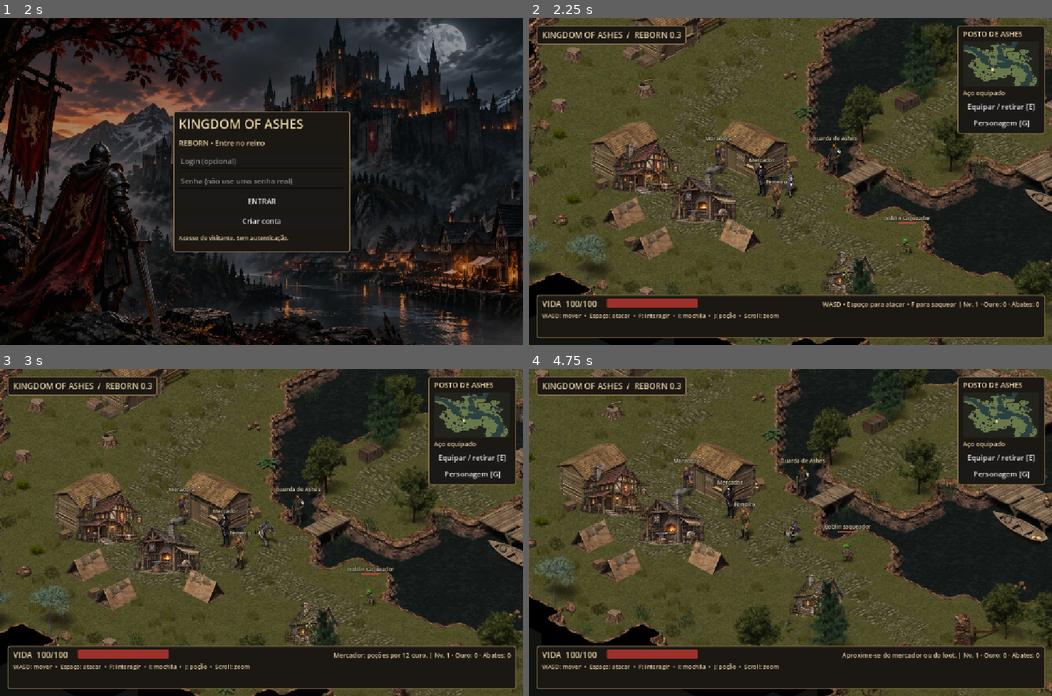
Above: before the commit, frames 1-4 (two rows, left to right).
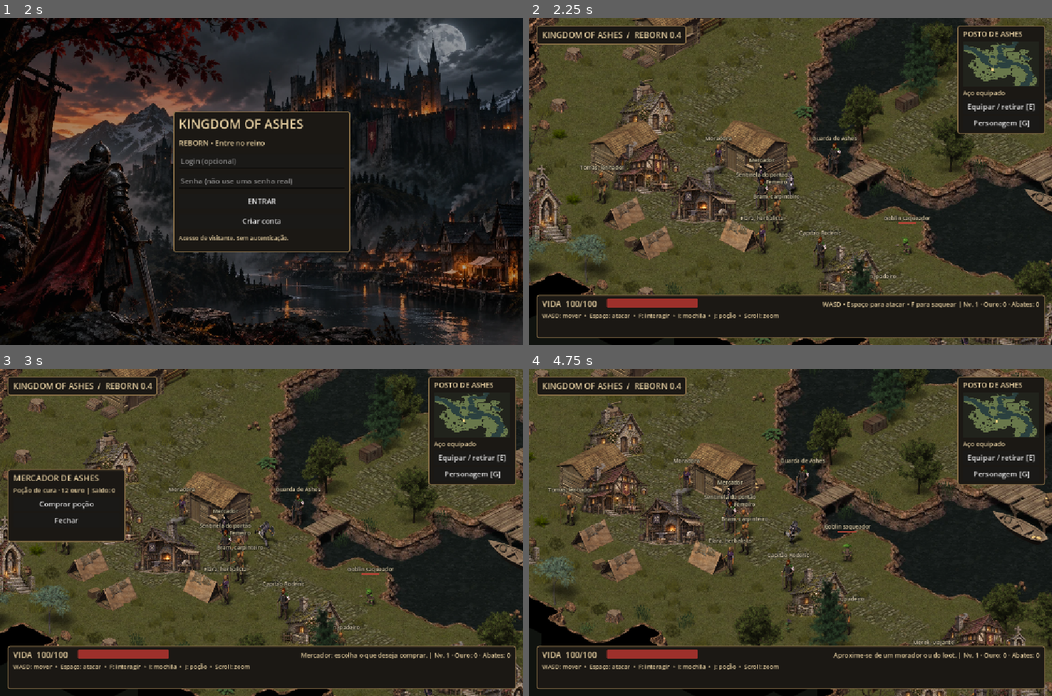
Above: after the commit, the same moments.

Repository: lucas-comex/kingdom-of-ashes
Game: Godot game, scene res://world/world.tscn
Same seed, same stepped clock (60 frames per second), same inputs: the game is played once before the commit and once after it.
Inputs (mouse positions are in pixels of both pictures, inside the frame that each line leads up to):
- Up to frame 1 (2 s): click "Equipar / retirar [E]" at 0.5 s; click "Personagem [G]" at 1.25 s
- Up to frame 2 (2.25 s): click "ENTRAR" at 2 s
- Up to frame 3 (3 s): tap Enter at 2.75 s; move the mouse to (376, 516) at 2.77 s; hold D from 2.78 s (still down); tap F at 2.85 s; click (376, 516) at 2.92 s
- Up to frame 4 (4.75 s): tap Space at 3.02, 3.77 s; move the mouse to (685, 548) at 3.52 s; release D at 3.53 s; hold S 3.53-4.28 s; tap F at 3.6, 4.55 s; move the mouse to (842, 460) at 4.27 s; hold D from 4.28 s (still down); tap J at 4.35 s

Frame 1 is identical in both runs. In frame 2, 3.5% of the frame differs, in the area x 0-100%, y 4-100%; in frame 3, 7.9%; in frame 4, 3.5%.

Commit message:
Godot Reborn 0.4: populate settlement with ten atlas buildings, thirteen residents and explicit merchant shop

Diff:
--- a/interface/hud.gd
+++ b/interface/hud.gd
@@ -9,6 +9,8 @@
 var login: Control
 var bag: PanelContainer
 var bag_text: Label
+var shop: PanelContainer
+var shop_info: Label
 
 func panel_style() -> StyleBoxFlat:
 	var s := StyleBoxFlat.new()
@@ -39,7 +41,7 @@
 	root.add_child(top)
 	top.position=Vector2(16,16)
 	top.add_theme_stylebox_override("panel",panel_style())
-	var title:=make_label("KINGDOM OF ASHES  /  REBORN 0.3",18)
+	var title:=make_label("KINGDOM OF ASHES  /  REBORN 0.4",18)
 	top.add_child(title)
 	var side:=PanelContainer.new()
 	root.add_child(side)
@@ -111,7 +113,30 @@
 	bag_text=make_label("",15)
 	bag.add_child(bag_text)
 	bag.hide()
+	shop=PanelContainer.new()
+	root.add_child(shop)
+	shop.position=Vector2(16,220)
+	shop.custom_minimum_size=Vector2(260,160)
+	shop.add_theme_stylebox_override("panel",panel_style())
+	var stock:=VBoxContainer.new()
+	shop.add_child(stock)
+	stock.add_child(make_label("MERCADOR DE ASHES",18))
+	shop_info=make_label("Poção de cura · 12 ouro",14)
+	stock.add_child(shop_info)
+	var buy:=Button.new()
+	buy.text="Comprar poção"
+	buy.pressed.connect(world.buy_potion)
+	stock.add_child(buy)
+	var close:=Button.new()
+	close.text="Fechar"
+	close.pressed.connect(func(): shop.hide())
+	stock.add_child(close)
+	shop.hide()
 	build_login(root)
+	update_view()
+
+func open_shop() -> void:
+	shop.show()
 	update_view()
 
 func toggle_bag() -> void:
@@ -170,6 +195,10 @@
 	if not is_instance_valid(life):
 		return
 	life.value=world.hero.hp
+	if is_instance_valid(shop):
+		if world.pos.distance_to(Vector2(23,39))>2.5:
+			shop.hide()
+		shop_info.text="Poção de cura · 12 ouro | Saldo: %d" % world.gold
 	label.text="VIDA  %d/100    "%world.hero.hp
 	status.text="%s | Nv. %d · Ouro: %d · Abates: %d"%[world.message,world.level,world.gold,world.kills]
 	if is_instance_valid(bag_text):
--- a/project.godot
+++ b/project.godot
@@ -3,7 +3,7 @@
 
 [application]
 config/name="Kingdom of Ashes Reborn"
-config/version="0.3"
+config/version="0.4"
 run/main_scene="res://world/world.tscn"
 config/features=PackedStringArray("4.4", "GL Compatibility")
 
--- a/world/world.gd
+++ b/world/world.gd
@@ -31,6 +31,8 @@
 var step_elapsed: float = WALK_SECONDS
 var step_duration: float = WALK_SECONDS
 var urban_count: int = 0
+var urban_lots: Array[Vector2i] = []
+var residents: Array[Dictionary] = []
 var attack_requested: bool = false
 var loot_gold: int = 0
 var xp: int = 0
@@ -104,7 +106,7 @@
 	ordered.add_child(enemy)
 	enemy.position = iso(enemy_pos)
 	var npcs: Dictionary = read_json("res://assets/npc_frames.json")
-	for info in [["knight","Guarda de Ashes",Vector2i(24,35)],[ …(96 unchanged characters)… sant_woman1","Moradora",Vector2i(20,39)]]:
+	for info in [["knight","Guarda de Ashes",Vector2i(24,35)],[ …(96 unchanged characters)… sant_woman1","Moradora",Vector2i(20,39)],["knight","Sentinela do portão",Vector2i(24,40)],["peasant_man1","Bram, carpinteiro",Vector2i(26,41)],["peasant_woman1","Elara, herbalista",Vector2i(27,43)],["knight","Capitão Roderic",Vector2i(30,42)],["peasant_man1","Oren, padeiro",Vector2i(35,43)],["wandering_trader","Merek, viajante",Vector2i(41,43)],["peasant_woman1","Irmã Helena",Vector2i(45,44)],["peasant_man1","Tomas, lenhador",Vector2i(18,45)],["knight","Vigia do leste",Vector2i(46,48)]]:
 		var person: Actor = Actor.new()
 		person.kind = "npc"
 		person.npc_name = info[0]
@@ -113,6 +115,7 @@
 		person.actor_label = info[1]
 		person.position = iso(Vector2(info[2]))
 		ordered.add_child(person)
+		residents.append({"actor":person,"name":info[1],"cell":Vector2(info[2])})
 	cam.position = hero.position + Vector2(0,-28)
 	cam.position_smoothing_enabled = true
 	cam.position_smoothing_speed = 12.0
@@ -135,7 +138,14 @@
 	var lots := [
 		[Vector2i(19,43),Rect2(516,1313,248,190),154.0],
 		[Vector2i(23,43),Rect2(772,1302,248,211),150.0],
-		[Vector2i(33,43),Rect2(1028,1314,248,188),132.0]
+		[Vector2i(33,43),Rect2(1028,1314,248,188),148.0],
+		[Vector2i(15,39),Rect2(1028,1314,248,188),144.0],
+		[Vector2i(42,41),Rect2(516,1313,248,190),164.0],
+		[Vector2i(46,42),Rect2(1818,1284,203,248),146.0],
+		[Vector2i(43,46),Rect2(1028,1314,248,188),148.0],
+		[Vector2i(47,46),Rect2(772,1302,248,211),150.0],
+		[Vector2i(19,50),Rect2(1818,1284,203,248),146.0],
+		[Vector2i(47,50),Rect2(1028,1314,248,188),144.0]
 	]
 	for lot in lots:
 		var cell_pos: Vector2i = lot[0]
@@ -161,6 +171,7 @@
 		for point in footprint:
 			grid.set_point_solid(point,true)
 		urban_count += 1
+		urban_lots.append(cell_pos)
 
 func valid(p: Vector2i) -> bool:
 	return grid.is_in_boundsv(p) and not grid.is_point_solid(p)
@@ -249,14 +260,34 @@
 			gold += 100
 			xp += 100
 			message = "Contrato concluído: +100 ouro e XP"
-		elif gold >= 12:
-			gold -= 12
-			potions += 1
-			message = "Mercador: poção comprada por 12 ouro."
 		else:
-			message = "Mercador: poções por 12 ouro."
+			hud.open_shop()
+			message = "Mercador: escolha o que deseja comprar."
 	else:
-		message = "Aproxime-se do mercador ou do loot."
+		var best: Dictionary = {}
+		var distance: float = 2.0
+		for resident in residents:
+			var d: float = pos.distance_to(resident["cell"])
+			if d < distance:
+				best = resident
+				distance = d
+		if best.is_empty():
+			message = "Aproxime-se de um morador ou do loot."
+		else:
+			var lines: Dictionary = {"Elara, herbalista":"As ervas crescem junto às trilhas da floresta.","Capitão Roderic":"Os goblins ameaçam a estrada a leste.","Irmã Helena":"Que a luz proteja sua jornada.","Merek, viajante":"A vila está crescendo. Explore as novas ruas.","Bram, carpinteiro":"Estamos construindo novas moradias."}
+			message = str(best["name"]) + ": " + str(lines.get(best["name"],"Bem-vindo ao posto de Ashes."))
+
+func buy_potion() -> void:
+	if not playing or pos.distance_to(Vector2(23,39)) > 2.5:
+		message = "Aproxime-se do mercador."
+		return
+	if gold < 12:
+		message = "Ouro insuficiente."
+		return
+	gold -= 12
+	potions += 1
+	message = "Poção comprada por 12 ouro."
+	hud.update_view()
 
 func _unhandled_input(event: InputEvent) -> void:
 	if not playing or not is_instance_valid(hero):
@@ -385,7 +416,11 @@
 	assert(valid(START) and valid(HUNT))
 	assert(path(START,HUNT).size()>0)
 	assert(map.objects.size()>300)
-	assert(urban_count==3)
+	assert(urban_count==10)
+	assert(residents.size()==13)
+	for lot in urban_lots:
+		assert(not valid(lot))
+		assert(path(START,lot+Vector2i(1,0)).size()>0)
 	assert(not valid(Vector2i(19,43)))
 	assert(valid(Vector2i(24,38)))
 	assert(path(START,HUNT).size()>0)
